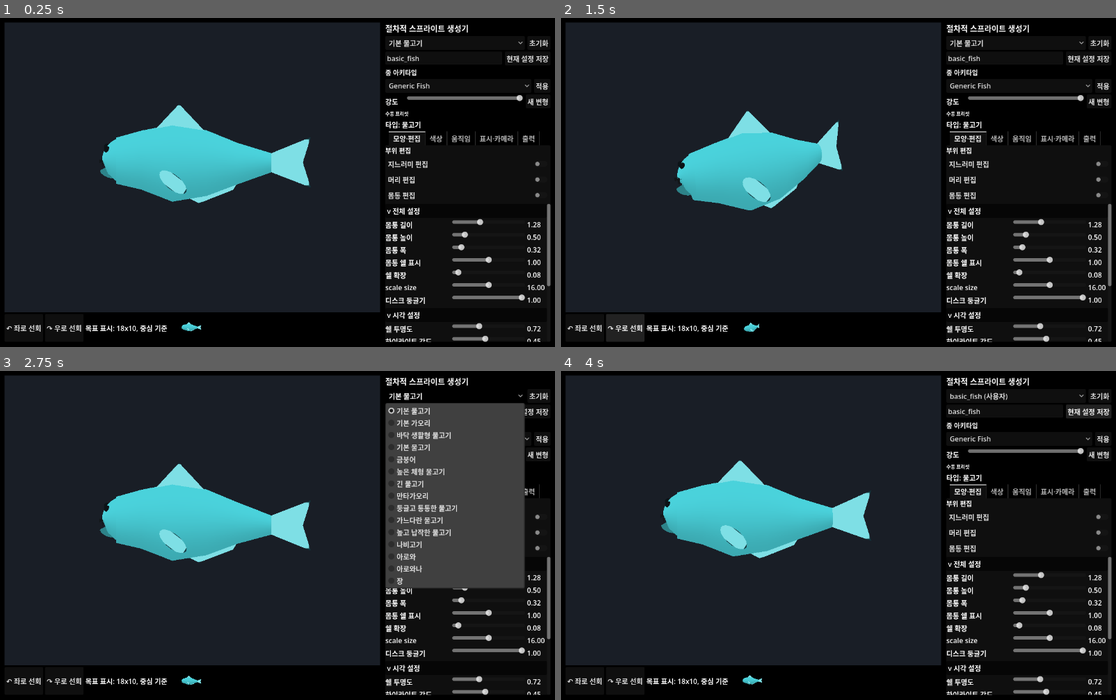
Above: before the commit, frames 1-4 (two rows, left to right).
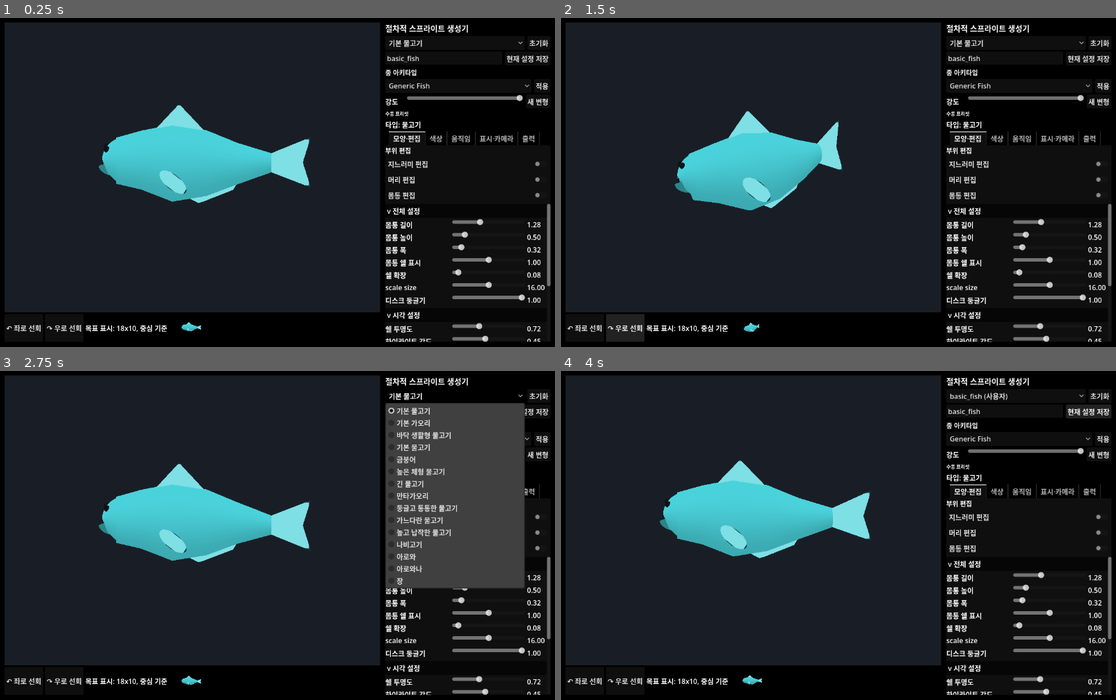
Above: after the commit, the same moments.

Repository: currywhaleshark/aquarium_sprite_mock-up_generator
Game: Godot game, scene res://scenes/Main.tscn
The game is run twice, just before and just after one commit, with the same random seed, the same clock (stepped at 60 frames per second) and the same inputs.
Inputs:
- Up to frame 1 (0.25 s): no input
- Up to frame 2 (1.5 s): click "↶ 좌로 선회" at 0.5 s; click "↷ 우로 선회" at 1.25 s
- Up to frame 3 (2.75 s): click "기본 물고기" at 2 s
- Up to frame 4 (4 s): click "초기화" at 2.75 s; click "현재 설정 저장" at 3.5 s

The runs differ from the first frame. In frame 1, less than 0.1% of the frame differs, in the area x 17-33%, y 43-95%; in frame 2, less than 0.1%, in the area x 20-24%, y 48-55%; in frame 3, less than 0.1%; in frame 4, less than 0.1%.

Commit message:
feat(head): clean flat open-mouth (remove protruding cavity/cheek artifacts)
Checkpoint before the head-mesh depth rework. Replaces the protruding dark
cavity blobs/blades and the spiking cheeks with a clean flat dark ellipse
(MouthCavity) that lies on the head front and grows with mouth_open, never
poking past the silhouette. Removed the split-jaw MouthInterior and the
MouthCheek* meshes (the spike sources); cut JAW_MAX_GAPE_DEG 75->45 so the
lower jaw stays in the round silhouette. Reads as a clean dark oval from
three-quarter; from pure side it's a slit (flat, no real depth yet - the
next step is a head-mesh rework for true side-visible depth).

Tests: lip-stability and _jaw_gap now measure head-local to avoid idle-
animation frame-phase noise. Added dev tool scenes/MouthShot.tscn to render
the mouth from a few angles. Full suite 38/38.

Co-Authored-By: Claude Opus 4.8 <noreply@anthropic.com>

Diff:
--- /dev/null
+++ b/scenes/MouthShot.tscn
@@ -0,0 +1,6 @@
+[gd_scene format=3 uid="uid://df1gkvltlb3l2"]
+
+[ext_resource type="Script" path="res://scripts/tools/MouthShot.gd" id="1_mouth_shot"]
+
+[node name="MouthShot" type="Node"]
+script = ExtResource("1_mouth_shot")
--- a/scripts/creature/FishRig.gd
+++ b/scripts/creature/FishRig.gd
@@ -1738,14 +1738,11 @@
 	var angle := _mouth_angle_for_type(mouth_type)
 	var my := mouth_position.y
 
-	# Phase 7: drive the gape from the shared jaw linkage so the lower jaw, lower lip and
-	# cheeks all rotate by the SAME depression the carve/landmarks use. open_deg is the
-	# lower-jaw depression in degrees; buccal_expand widens the mouth floor/cheeks as the
-	# gape opens (the suction-feeding cavity expansion), 1.0 when closed.
+	# Phase 7: drive the gape from the shared jaw linkage so the lower jaw and lower lip rotate
+	# by the SAME depression the carve/landmarks use. open_deg is the lower-jaw depression.
 	var sculpt := _head_sculpt_params()
 	var jaw_lm := HeadProfile.jaw_landmarks(sculpt, t)
 	var open_deg: float = rad_to_deg(jaw_lm["gape_angle"])
-	var buccal_expand := lerpf(1.0, 1.22, t)
 	# Hinge controls (resolved value = mouth_type seed + user override). Applied as offsets
 	# to the lower jaw / cheek hinges so the jaw visibly lengthens (hinge back) or the pivot
 	# rides up/down. 0 reproduces the legacy jaw position.
@@ -1775,7 +1772,6 @@
 	# bite line down to the carve depth, so it sits where the head surface was before the
 	# carve. As mouth_open rises it hinges down about the shared hinge, exposing the dark
 	# interior. Its width matches the carve so head + jaw read as one closed shape.
-	var jaw_half_w: float = PF.UPPER_JAW_CARVE_HALF_WIDTH * 0.85
 	var lower_jaw := MeshInstance3D.new()
 	lower_jaw.name = "MouthLowerJaw"
 	lower_jaw.mesh = _mouth_lower_jaw_mesh(my, mouth_position, lower_jaw_scale, mouth_size, open_deg, angle, jaw_hinge_x_off, jaw_hinge_y_off, premax_fwd)
@@ -1790,6 +1786,9 @@
 	# the body-coloured surface. Its height grows with mouth_open. Skipped on a fully closed
 	# mouth so it can never show on a shut mouth.
 	if t > 0.01:
+		# Dark open-mouth: a flat dark ellipse lying flush on the head's front surface, growing
+		# with mouth_open. No volume (hugs the analytic silhouette) so it never pokes out; reads
+		# as a dark open mouth from the front/three-quarter view.
 		var cavity := MeshInstance3D.new()
 		cavity.name = "MouthCavity"
 		cavity.mesh = _mouth_cavity_mesh(my, mouth_position, t, PF.UPPER_JAW_CARVE_DEPTH * lower_jaw_scale, PF.UPPER_JAW_CARVE_HALF_WIDTH * 0.85, mouth_size * 0.06, angle)
@@ -1816,14 +1815,6 @@
 	mouth.material_override = dark_mat
 	mouth.position = mouth_position
 	head.add_child(mouth)
-
-	var jaw_meshes := _mouth_split_jaw_meshes(my, mouth_position, mouth_size, z_half, t, angle)
-	var interior := MeshInstance3D.new()
-	interior.name = "MouthInterior"
-	interior.mesh = jaw_meshes["interior"]
-	interior.material_override = dark_mat
-	interior.position = mouth_position
-	head.add_child(interior)
 
 	# The upper lip stays fixed to the carved upper jaw. Only the lower lip hinges down with
 	# mouth_open, matching the separate lower-jaw mass.
@@ -1838,22 +1829,6 @@
 		lip.material_override = lip_mat
 		lip.position = mouth_position
 		head.add_child(lip)
-
-	# Cheeks (뺨) 좌우 대칭 생성
-	var cheek_mat := lip_mat.duplicate()
-	cheek_mat.albedo_color = cheek_mat.albedo_color.darkened(0.2)
-
-	for side in [-1.0, 1.0]:
-		var cheek := MeshInstance3D.new()
-		cheek.name = "MouthCheek%s" % ("L" if side < 0.0 else "R")
-		# The cheek fills the gap behind the jaw corner, so it only follows the hinge BACK
-		# when the jaw lengthens (positive offset). A forward hinge would jut the cheek
-		# triangle out in front of the mouth as two thin spikes, so clamp the offset to >= 0.
-		var cheek_hinge_x := hinge_x + maxf(jaw_hinge_x_off, 0.0)
-		cheek.mesh = _mouth_cheek_mesh(my, mouth_position, side, jaw_half_w * buccal_expand, mouth_size * 0.02, cheek_hinge_x, open_deg, angle, mouth_size, head_verts)
-		cheek.material_override = cheek_mat
-		cheek.position = mouth_position
-		head.add_child(cheek)
 
 # Builds a thin ribbon that follows the head's front silhouette across the mouth width, so
 # the mouth curves around the snout instead of sitting flat. Coordinates are local to
@@ -1899,43 +1874,32 @@
 	st.generate_normals()
 	return st.commit()
 
-# Dark mouth patch: a FLAT dark decal lying on the head's front surface over the mouth, just
-# proud of the skin so it shows. It has no volume (it hugs the analytic silhouette), so it can
-# never read as a protruding blob or horn, and it is sampled from the smooth analytic surface
-# (not nearest head vertices) so it has no jagged seams. Its height grows with gape so the dark
-# area enlarges as the mouth opens (the lower jaw in front of it drops to reveal it).
-func _mouth_cavity_mesh(center_y: float, origin: Vector3, gape_t: float, carve_depth: float, z_half: float, outset: float, tilt_deg: float, rows: int = 6, z_segs: int = 14) -> ArrayMesh:
+# Dark open-mouth ellipse: a flat dark disc whose vertices lie on the smooth analytic head
+# silhouette (no jagged seams, no volume - it can't read as a blob/horn), kept a contained
+# oval. Its size grows with gape so the dark mouth enlarges as the jaw opens.
+func _mouth_cavity_mesh(center_y: float, origin: Vector3, gape_t: float, carve_depth: float, z_half: float, outset: float, tilt_deg: float, segs: int = 24) -> ArrayMesh:
 	var st := SurfaceTool.new()
 	st.begin(Mesh.PRIMITIVE_TRIANGLES)
 	var tilt_r := deg_to_rad(tilt_deg)
 	var t := clampf(gape_t, 0.0, 1.0)
-	var top := center_y + carve_depth * 0.1            # a touch above the bite line
-	var bottom := center_y - lerpf(carve_depth * 0.25, carve_depth * 1.4, t)
-	var half_z := z_half * lerpf(0.7, 1.0, t)
-	var grid := []
-	for i in range(rows + 1):
-		var ay := lerpf(top, bottom, float(i) / float(rows))
-		# Narrow the patch toward the bottom corner so it reads as a mouth, not a rectangle.
-		var row_z := half_z * (1.0 - 0.35 * pow(float(i) / float(rows), 2.0))
-		var line := []
-		for j in range(z_segs + 1):
-			var z := lerpf(-row_z, row_z, float(j) / float(z_segs))
-			var p := Vector3(_head_front_surface_x(ay, z, outset), ay, z)
-			if tilt_r != 0.0:
-				var tx := p.x - origin.x
-				var ty := p.y - origin.y
-				p.x = origin.x + tx * cos(tilt_r) - ty * sin(tilt_r)
-				p.y = origin.y + tx * sin(tilt_r) + ty * cos(tilt_r)
-			line.append(p - origin)
-		grid.append(line)
-	for i in range(rows):
-		for j in range(z_segs):
-			var p00: Vector3 = grid[i][j]
-			var p01: Vector3 = grid[i][j + 1]
-			var p10: Vector3 = grid[i + 1][j]
-			var p11: Vector3 = grid[i + 1][j + 1]
-			st.add_vertex(p00); st.add_vertex(p10); st.add_vertex(p01)
-			st.add_vertex(p01); st.add_vertex(p10); st.add_vertex(p11)
+	var ry := lerpf(carve_depth * 0.16, carve_depth * 0.78, t)
+	var rz := z_half * lerpf(0.55, 0.92, t)
+	var cy := center_y - ry * 0.35
+	var fan := func(ly: float, lz: float) -> Vector3:
+		var p := Vector3(_head_front_surface_x(ly, lz, outset), ly, lz)
+		if tilt_r != 0.0:
+			var tx := p.x - origin.x
+			var ty := p.y - origin.y
+			p.x = origin.x + tx * cos(tilt_r) - ty * sin(tilt_r)
+			p.y = origin.y + tx * sin(tilt_r) + ty * cos(tilt_r)
+		return p - origin
+	var center: Vector3 = fan.call(cy, 0.0)
+	for j in range(segs):
+		var a0 := TAU * float(j) / float(segs)
+		var a1 := TAU * float(j + 1) / float(segs)
+		var p0: Vector3 = fan.call(cy + ry * sin(a0), rz * cos(a0))
+		var p1: Vector3 = fan.call(cy + ry * sin(a1), rz * cos(a1))
+		st.add_vertex(center); st.add_vertex(p0); st.add_vertex(p1)
 	st.generate_normals()
 	return st.commit()
 
--- a/scripts/creature/HeadProfile.gd
+++ b/scripts/creature/HeadProfile.gd
@@ -177,8 +177,9 @@
 }
 
 # Max lower-jaw depression the gape input (0..1) maps to. Single source of truth for the
-# carve, lower jaw, lower lip and cheeks (FishRig reads it via jaw_landmarks).
-const JAW_MAX_GAPE_DEG := 75.0
+# carve, lower jaw, lower lip and cheeks (FishRig reads it via jaw_landmarks). Kept modest so
+# the dropped jaw stays within the round head silhouette instead of swinging out as a blade.
+const JAW_MAX_GAPE_DEG := 45.0
 
 # Snout-front x the jaws reach to at rest (the bite region of the undeformed sphere).
 const JAW_SNOUT_FRONT_X := -0.5
--- a/scripts/tools/HeadEditorModelTest.gd
+++ b/scripts/tools/HeadEditorModelTest.gd
@@ -208,9 +208,8 @@
 	assert(open_lower_lip_extent.position.y < closed_lower_lip_extent.position.y - 0.015)
 	var upper_jaw := fish.get_node_or_null("BodyPivot/Head/MouthUpperJaw") as MeshInstance3D
 	var lower_jaw := fish.get_node_or_null("BodyPivot/Head/MouthLowerJaw") as MeshInstance3D
-	var interior := fish.get_node_or_null("BodyPivot/Head/MouthInterior") as MeshInstance3D
 	assert(upper_jaw == null)
-	assert(lower_jaw != null and interior != null)
+	assert(lower_jaw != null)
 	var open_upper_front := _head_upper_mouth_point(fish)
 	var open_lower_front := _node_front_point(lower_jaw)
 	assert(open_upper_front.y > open_lower_front.y + 0.02)
@@ -374,8 +373,10 @@
 		return (xf * verts[16]).y
 
 func _jaw_gap(fish) -> float:
-	var upper := _world_mesh_extent(fish.get_node_or_null("BodyPivot/Head/MouthLipUpper") as MeshInstance3D)
-	var lower := _world_mesh_extent(fish.get_node_or_null("BodyPivot/Head/MouthLipLower") as MeshInstance3D)
+	# Head-local so the rig's idle animation phase doesn't add noise to the gap measurement.
+	var head := fish.get_node_or_null("BodyPivot/Head") as Node3D
+	var upper := _head_local_mesh_extent(fish.get_node_or_null("BodyPivot/Head/MouthLipUpper") as MeshInstance3D, head)
+	var lower := _head_local_mesh_extent(fish.get_node_or_null("BodyPivot/Head/MouthLipLower") as MeshInstance3D, head)
 	return upper.position.y - lower.end.y
 
 func _node_front_point(node: MeshInstance3D) -> Vector3:
--- /dev/null
+++ b/scripts/tools/MouthShot.gd
@@ -0,0 +1,77 @@
+extends Node
+
+# Dev-only: renders the default fish with the mouth wide open, zoomed on the head, from a
+# couple of angles, and saves PNGs so we can actually see the mouth instead of guessing.
+# Run NON-headless (needs a GPU): see tools note. Not a *Test scene, so the suite ignores it.
+
+const FishRigScript := preload("res://scripts/creature/FishRig.gd")
+
+func _ready() -> void:
+	var vp := SubViewport.new()
+	vp.size = Vector2i(420, 420)
+	vp.transparent_bg = false
+	vp.own_world_3d = true
+	vp.render_target_update_mode = SubViewport.UPDATE_ALWAYS
+	add_child(vp)
+
+	var env := WorldEnvironment.new()
+	var e := Environment.new()
+	e.background_mode = Environment.BG_COLOR
+	e.background_color = Color(0.10, 0.13, 0.16)
+	e.ambient_light_source = Environment.AMBIENT_SOURCE_COLOR
+	e.ambient_light_color = Color(0.7, 0.7, 0.7)
+	e.ambient_light_energy = 1.0
+	env.environment = e
+	vp.add_child(env)
+
+	var light := DirectionalLight3D.new()
+	light.rotation_degrees = Vector3(-30, -35, 0)
+	vp.add_child(light)
+
+	var cam := Camera3D.new()
+	cam.projection = Camera3D.PROJECTION_ORTHOGONAL
+	cam.size = 1.0
+	cam.current = true
+	vp.add_child(cam)
+
+	var fish: FishRig = FishRigScript.new()
+	fish.auto_animate = false
+	vp.add_child(fish)
+	fish.set_parameters({
+		"base_color": "#46c6cf",
+		"secondary_color": "#d6fbff",
+		"shell_enabled": 1.0,
+		"mouth_type": "terminal",
+		"mouth_open": 1.0,
+	})
+	await get_tree().process_frame
+	fish.apply_pose(0.0)
+
+	DirAccess.make_dir_recursive_absolute(ProjectSettings.globalize_path("res://exports/_shots"))
+	# Tight zoom on the mouth. yaw, mouth_open per shot.
+	var shots := [
+		{"name": "zoom_side", "yaw": 0.0, "open": 1.0},
+		{"name": "zoom_threeq", "yaw": 22.0, "open": 1.0},
+		{"name": "zoom_closed", "yaw": 0.0, "open": 0.0},
+	]
+	cam.size = 0.5
+	for shot in shots:
+		fish.set_parameters({
+			"base_color": "#46c6cf", "secondary_color": "#d6fbff",
+			"shell_enabled": 1.0, "mouth_type": "terminal", "mouth_open": float(shot["open"]),
+		})
+		await get_tree().process_frame
+		fish.apply_pose(0.0)
+		fish.rotation_degrees.y = float(shot["yaw"])
+		await get_tree().process_frame
+		var mouth := fish.get_node_or_null("BodyPivot/Head/Mouth") as Node3D
+		var head := fish.get_node_or_null("BodyPivot/Head") as Node3D
+		var target: Vector3 = (mouth.global_position if mouth else (head.global_position if head else Vector3.ZERO))
+		cam.position = target + Vector3(0.0, 0.0, 5.0)
+		await RenderingServer.frame_post_draw
+		await RenderingServer.frame_post_draw
+		var img := vp.get_texture().get_image()
+		img.convert(Image.FORMAT_RGBA8)
+		img.save_png("res://exports/_shots/mouth_%s.png" % String(shot["name"]))
+		print("SHOT_SAVED ", shot["name"])
+	get_tree().quit(0)
Not shown, added: scripts/tools/MouthShot.gd.uid
